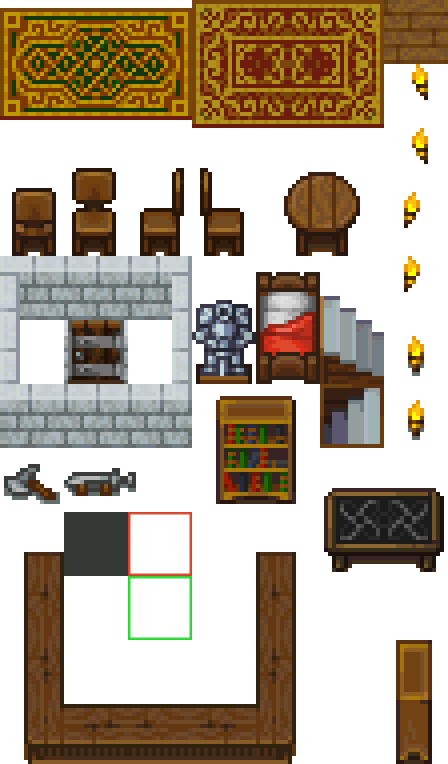
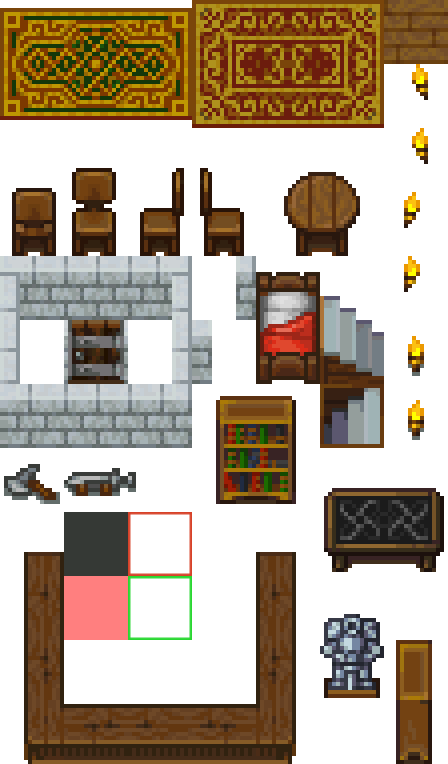
Layered file, before and after one edit (448x764). Changes by layer:
added layer "Layer 1" above "Layer 2" over <box>320,614,384,698</box>
added layer "Layer 2" above "Layer 3" over <box>192,320,212,384</box>
added layer "Layer 3" above "Layer 0" over <box>236,256,256,320</box>
painted on "Layer 0" over <box>64,300,256,640</box>
